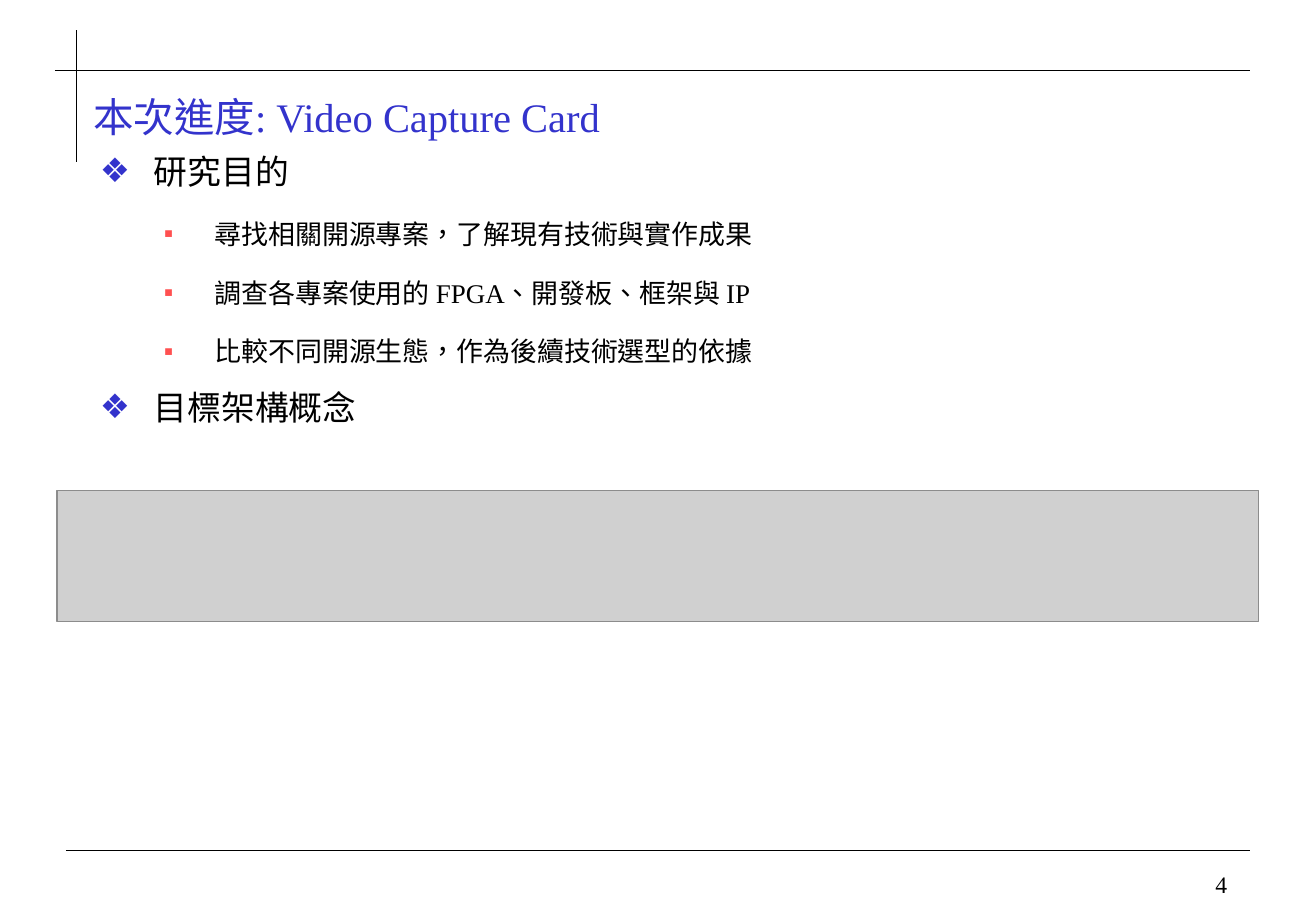
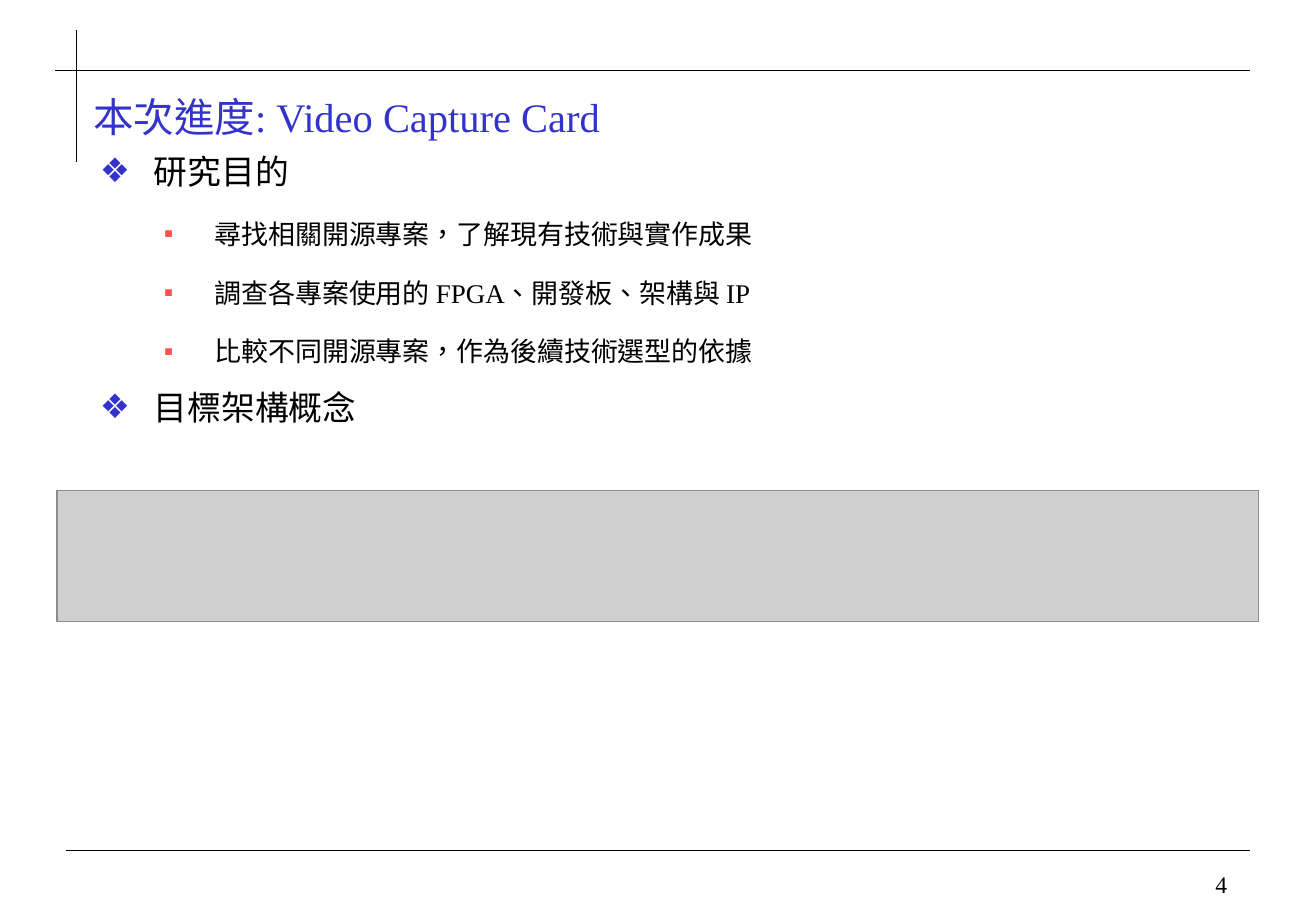
Before and after one commit to 0ilasis0/home, a slide deck: slide 4 of Onyx_進度報告_1013.pptx. Drawn at 1316x911 pixels with LibreOffice and Linux fonts; fonts in the diff are those of the drawing; grey boxes stand for pictures; background and template pictures are left out. Boxes give left, top, right and bottom in pixels: in the first picture for what was removed or moved away, otherwise in the second. Text is boxed around its words. In the diff, an @@ line names an element or a change of style, - is before the commit and + after.

```diff
--- a/Onyx_進度報告_1013.pptx
+++ b/Onyx_進度報告_1013.pptx
@@ text at (x1=215, y1=280, x2=753, y2=364): text changed @@
-  ▪ 調查各專案使用的 FPGA、開發板、框架與 IP
-  ▪ 比較不同開源生態，作為後續技術選型的依據
+  ▪ 調查各專案使用的 FPGA、開發板、架構與 IP
+  ▪ 比較不同開源專案，作為後續技術選型的依據
```
Also in this commit, not shown: 6 other slides changed, 3 other files.
